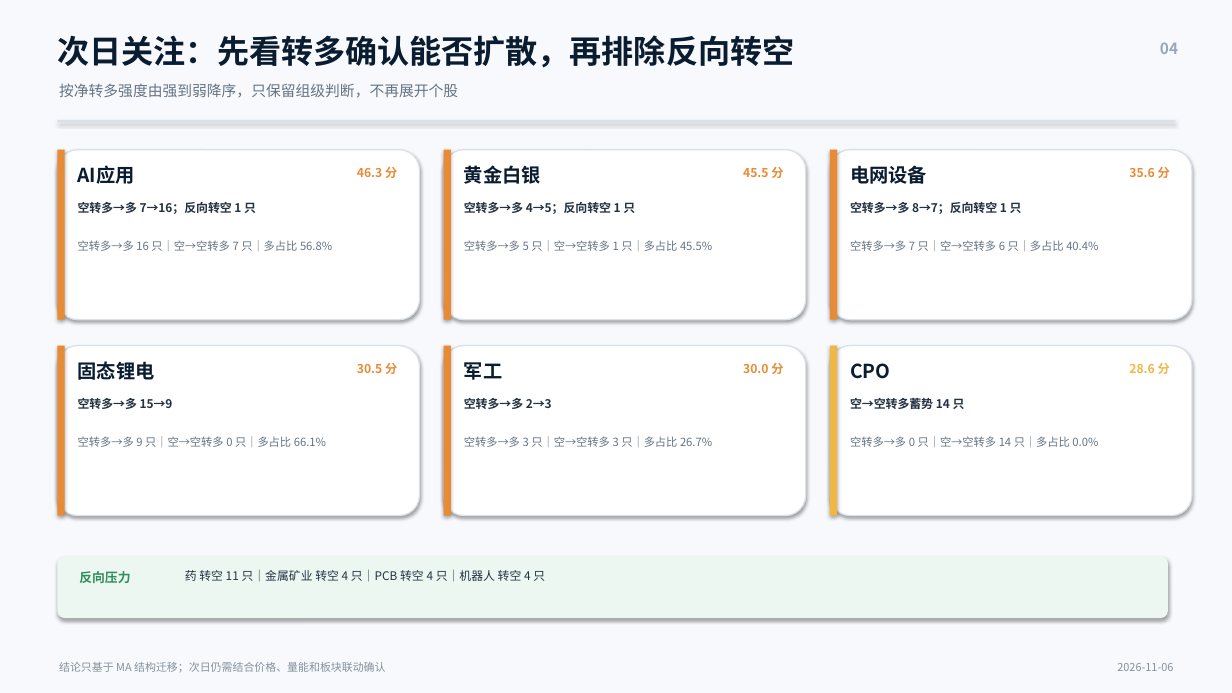
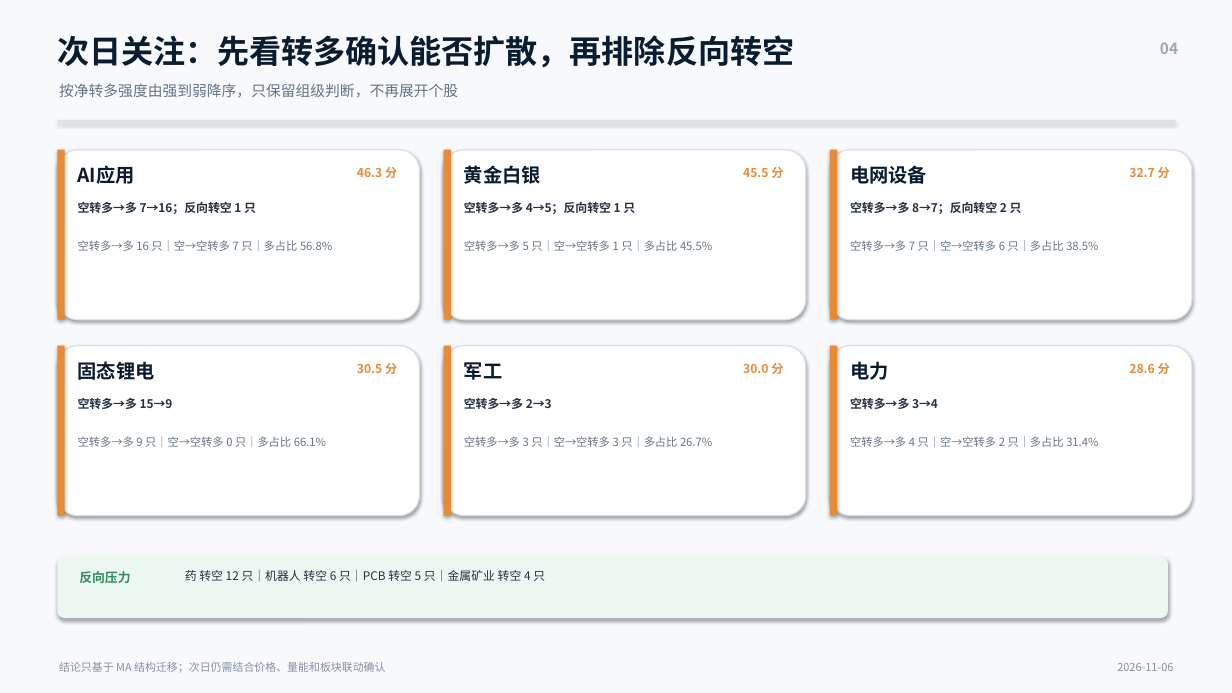
Before and after one commit to nancybhc/a-share-blast-lab, a slide deck: slide 4 of assets/多空阶段简报_2026-11-06.pptx. Drawn at 1232x693 pixels with LibreOffice and Linux fonts; fonts in the diff are those of the drawing. Boxes give left, top, right and bottom in pixels: in the first picture for what was removed or moved away, otherwise in the second. Text is boxed around its words. In the diff, an @@ line names an element or a change of style, - is before the commit and + after.

```diff
--- a/assets/多空阶段简报_2026-11-06.pptx
+++ b/assets/多空阶段简报_2026-11-06.pptx
@@ text at <box>1129,167,1170,178</box>: text changed @@
-35.6 分
+32.7 分
@@ text at <box>850,202,1022,214</box>: text changed @@
-空转多→多 8→7；反向转空 1 只
+空转多→多 8→7；反向转空 2 只
@@ text at <box>850,240,1098,251</box>: text changed @@
-空转多→多 7 只｜空→空转多 6 只｜多占比 40.4%
+空转多→多 7 只｜空→空转多 6 只｜多占比 38.5%
@@ rectangle at <box>830,346,837,516</box>: fill #F0B744 to #E88B36 @@
@@ text at <box>850,361,888,380</box>: text changed @@
-CPO
+电力
@@ text "28.6 分" at <box>1129,363,1170,374</box>: text colour #F0B744 to #E88B36 @@
@@ text at <box>850,398,938,409</box>: text changed @@
-空→空转多蓄势 14 只
+空转多→多 3→4
@@ text at <box>850,436,1098,447</box>: text changed @@
-空转多→多 0 只｜空→空转多 14 只｜多占比 0.0%
+空转多→多 4 只｜空→空转多 2 只｜多占比 31.4%
@@ text at <box>185,570,545,582</box>: text changed @@
-药 转空 11 只｜金属矿业 转空 4 只｜PCB 转空 4 只｜机器人 转空 4 只
+药 转空 12 只｜机器人 转空 6 只｜PCB 转空 5 只｜金属矿业 转空 4 只
```
Also in this commit, not shown: 3 other slides changed, 6 other files.
